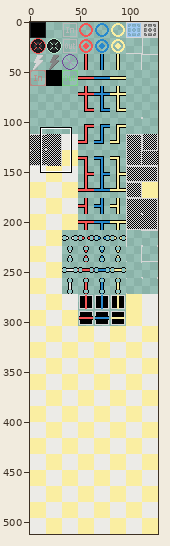
Sprite sheet, stored at Assets/Sprites/tileset/stage16x16.png. The picture above shows the old version from afar; the outline marks the close-up.
Close-up. Before the edit:
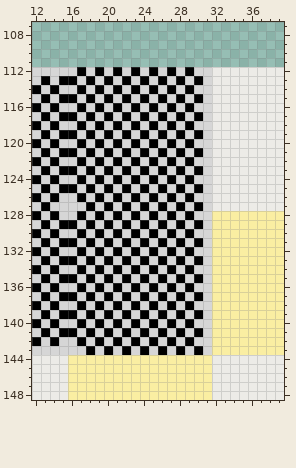
The file is 128x512 pixels. Colours within 5 levels of each other are drawn and written as one. Shown: x 12..39, y 107..148.
The result:
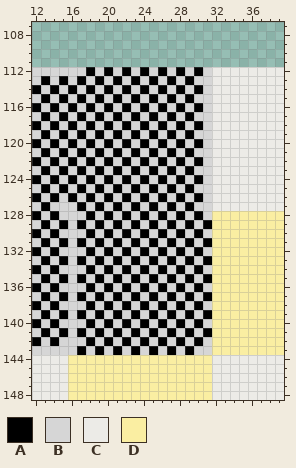
Palette (. is transparent): A #000000  B #d6d6d6  C #ecebe7  D #faeea2
Log entry: correct t shape G/D
Difference:
{"y":112,"x":17,"old":"ABABABABABABAB","new":"BABABABABABABA"}
{"y":113,"x":16,"old":"ABABABABABABABA","new":"BABABABABABABAB"}
{"y":114,"x":16,"old":"BABABABABABABAB","new":"ABABABABABABABA"}
{"y":115,"x":16,"old":"ABABABABABABABA","new":"BABABABABABABAB"}
{"y":116,"x":16,"old":"BABABABABABABAB","new":"ABABABABABABABA"}
{"y":117,"x":16,"old":"ABABABABABABABA","new":"BABABABABABABAB"}
{"y":118,"x":16,"old":"BABABABABABABAB","new":"ABABABABABABABA"}
{"y":119,"x":16,"old":"ABABABABABABABA","new":"BABABABABABABAB"}
{"y":120,"x":16,"old":"BABABABABABABAB","new":"ABABABABABABABA"}
{"y":121,"x":16,"old":"ABABABABABABABA","new":"BABABABABABABAB"}
{"y":122,"x":16,"old":"BABABABABABABAB","new":"ABABABABABABABA"}
{"y":123,"x":16,"old":"ABABABABABABABA","new":"BABABABABABABAB"}
{"y":124,"x":16,"old":"BABABABABABABAB","new":"ABABABABABABABA"}
{"y":125,"x":16,"old":"ABABABABABABABA","new":"BABABABABABABAB"}
{"y":126,"x":16,"old":"BABABABABABABAB","new":"ABABABABABABABA"}
{"y":127,"x":17,"old":"BABABABABABABA","new":"ABABABABABABAB"}
{"y":128,"x":17,"old":"ABABABABABABAB","new":"BABABABABABABA"}
{"y":129,"x":16,"old":"ABABABABABABABAB","new":"BABABABABABABABA"}
{"y":130,"x":17,"old":"ABABABABABABAB","new":"BABABABABABABA"}
{"y":131,"x":16,"old":"ABABABABABABABAB","new":"BABABABABABABABA"}
{"y":132,"x":17,"old":"ABABABABABABAB","new":"BABABABABABABA"}
{"y":133,"x":16,"old":"ABABABABABABABAB","new":"BABABABABABABABA"}
{"y":134,"x":17,"old":"ABABABABABABAB","new":"BABABABABABABA"}
{"y":135,"x":16,"old":"ABABABABABABABAB","new":"BABABABABABABABA"}
{"y":136,"x":17,"old":"ABABABABABABAB","new":"BABABABABABABA"}
{"y":137,"x":16,"old":"ABABABABABABABAB","new":"BABABABABABABABA"}
{"y":138,"x":17,"old":"ABABABABABABAB","new":"BABABABABABABA"}
{"y":139,"x":16,"old":"ABABABABABABABAB","new":"BABABABABABABABA"}
{"y":140,"x":17,"old":"ABABABABABABAB","new":"BABABABABABABA"}
{"y":141,"x":16,"old":"ABABABABABABABAB","new":"BABABABABABABABA"}
{"y":142,"x":17,"old":"ABABABABABABAB","new":"BABABABABABABA"}
{"y":143,"x":17,"old":"BABABABABABABA","new":"ABABABABABABAB"}
{"label":"changed","picture_box":[68,67,212,355]}
